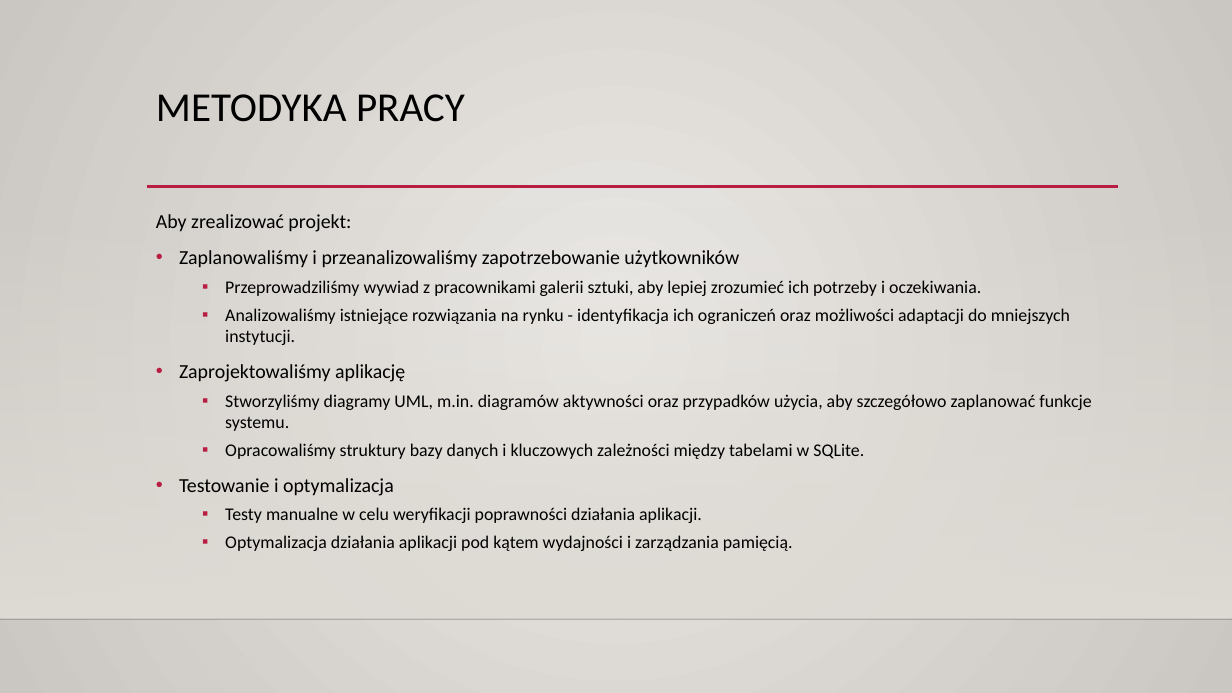
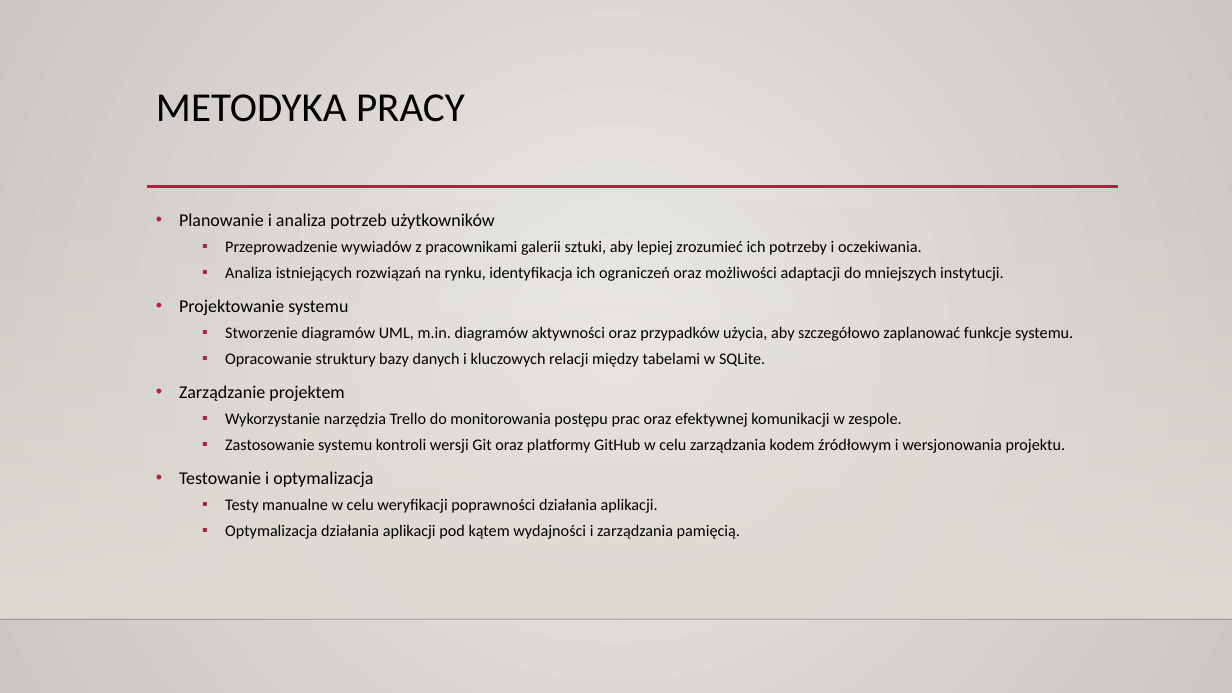
Before and after one commit to oliwiaglodek/MuzeumWPF, a slide deck: slide 9 of Prezentacja na obronę.pptx. Drawn at 1232x693 pixels with LibreOffice and Linux fonts; fonts in the diff are those of the drawing; background and template pictures are left out. Boxes give left, top, right and bottom in pixels: in the first picture for what was removed or moved away, otherwise in the second. Text is boxed around its words. In the diff, an @@ line names an element or a change of style, - is before the commit and + after.

```diff
--- a/Prezentacja na obronę.pptx
+++ b/Prezentacja na obronę.pptx
@@ text at box(179, 213, 1073, 453): text changed; size 13.9 to 12.6 pt @@
-Aby zrealizować projekt:
-• Zaplanowaliśmy i przeanalizowaliśmy zapotrzebowanie użytkowników
-  ▪ Przeprowadziliśmy wywiad z pracownikami galerii sztuki, aby lepiej zrozumieć ich potrzeby i oczekiwania.
-  ▪ Analizowaliśmy istniejące rozwiązania na rynku - identyfikacja ich ograniczeń oraz możliwości adaptacji do mniejszych instytucji.
-• Zaprojektowaliśmy aplikację
-  ▪ Stworzyliśmy diagramy UML, m.in. diagramów aktywności oraz przypadków użycia, aby szczegółowo zaplanować funkcje systemu.
-  ▪ Opracowaliśmy struktury bazy danych i kluczowych zależności między tabelami w SQLite.
+• Planowanie i analiza potrzeb użytkowników
+  ▪ Przeprowadzenie wywiadów z pracownikami galerii sztuki, aby lepiej zrozumieć ich potrzeby i oczekiwania.
+  ▪ Analiza istniejących rozwiązań na rynku, identyfikacja ich ograniczeń oraz możliwości adaptacji do mniejszych instytucji.
+• Projektowanie systemu
+  ▪ Stworzenie diagramów UML, m.in. diagramów aktywności oraz przypadków użycia, aby szczegółowo zaplanować funkcje systemu.
+  ▪ Opracowanie struktury bazy danych i kluczowych relacji między tabelami w SQLite.
+• Zarządzanie projektem
+  ▪ Wykorzystanie narzędzia Trello do monitorowania postępu prac oraz efektywnej komunikacji w zespole.
+  ▪ Zastosowanie systemu kontroli wersji Git oraz platformy GitHub w celu zarządzania kodem źródłowym i wersjonowania projektu.
@@ text at box(179, 471, 740, 539): size 15.5 to 14 pt in "Testowanie i optymalizacja"; size 13.9 to 12.6 pt in "Testy manualne w celu weryfikacji poprawności działania ...", "Optymalizacja działania aplikacji pod kątem wydajności i ..." @@
```
Also in this commit, not shown: 9 other slides changed.
